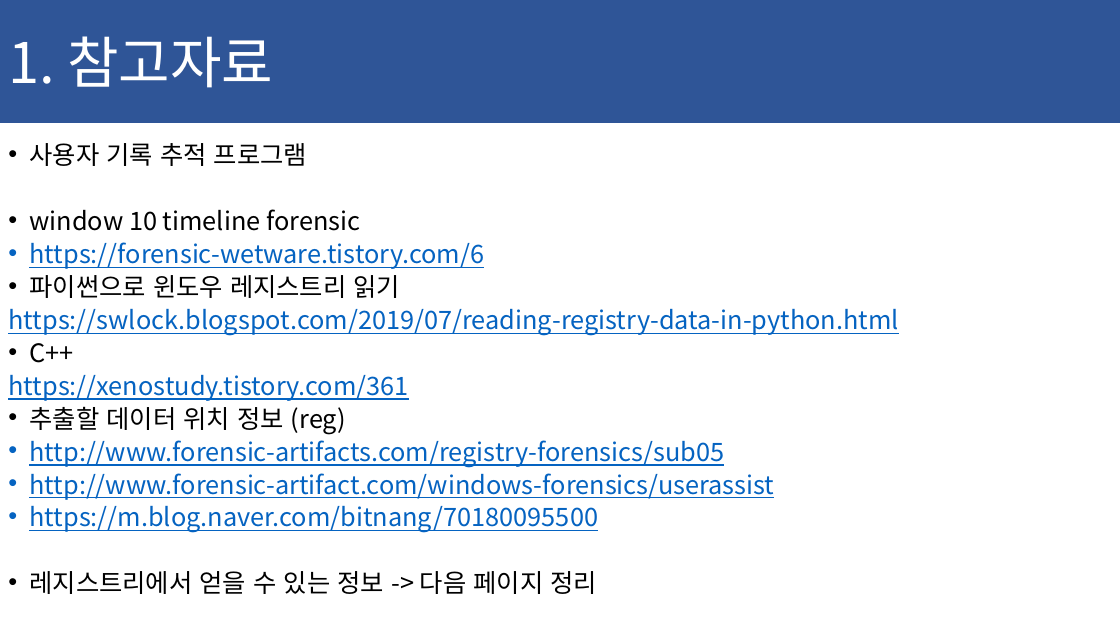
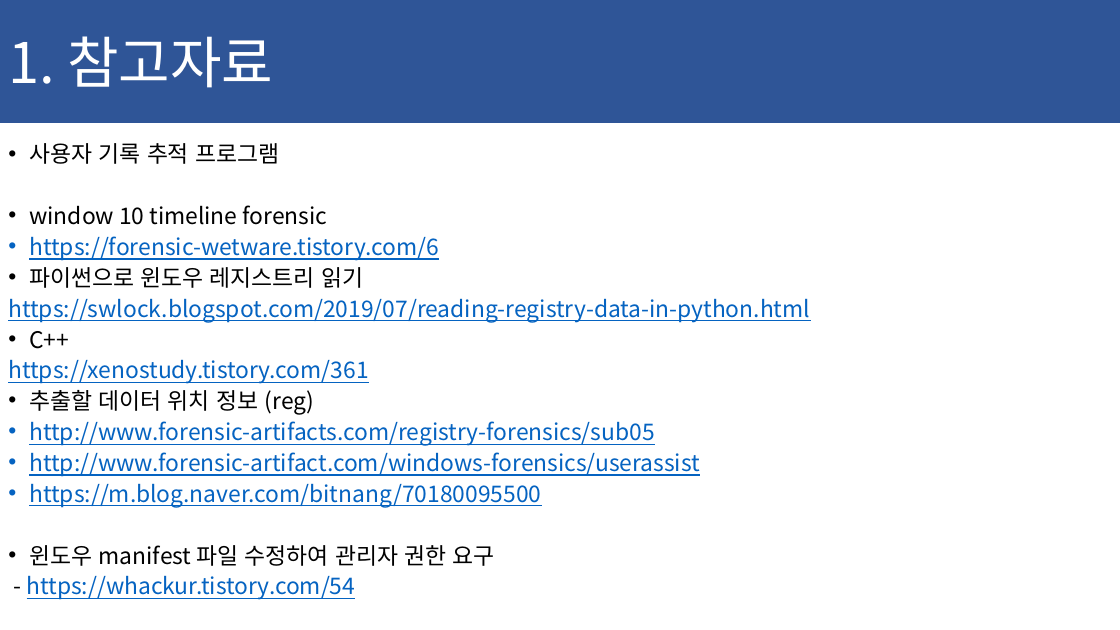
Before and after one commit to ChaeSung-Lee/DJ_InternShip, a slide deck: slide 11 of 2021_Summer/jp.hong/Project_BnD_jph.pptx. Drawn at 1120x630 pixels with LibreOffice and Linux fonts; fonts in the diff are those of the drawing. Boxes give left, top, right and bottom in pixels: in the first picture for what was removed or moved away, otherwise in the second. Text is boxed around its words. In the diff, an @@ line names an element or a change of style, - is before the commit and + after.

```diff
--- a/2021_Summer/jp.hong/Project_BnD_jph.pptx
+++ b/2021_Summer/jp.hong/Project_BnD_jph.pptx
@@ text at [8, 143, 810, 508]: size 21.7 to 19.6 pt in "사용자 기록 추적 프로그램", "window 10 timeline forensic", "https://forensic-wetware.tistory.com/6", "파이썬으로 윈도우 레지스트리 읽기" and 7 more places @@
@@ text at [27, 545, 495, 600]: text changed; size 21.7 to 19.6 pt; text colour #000000 to #0563C1 @@
-• 레지스트리에서 얻을 수 있는 정보 -> 다음 페이지 정리
+• 윈도우 manifest 파일 수정하여 관리자 권한 요구
+- https://whackur.tistory.com/54
```
Also in this commit, not shown: 2 other slides changed, 3 slides added.
